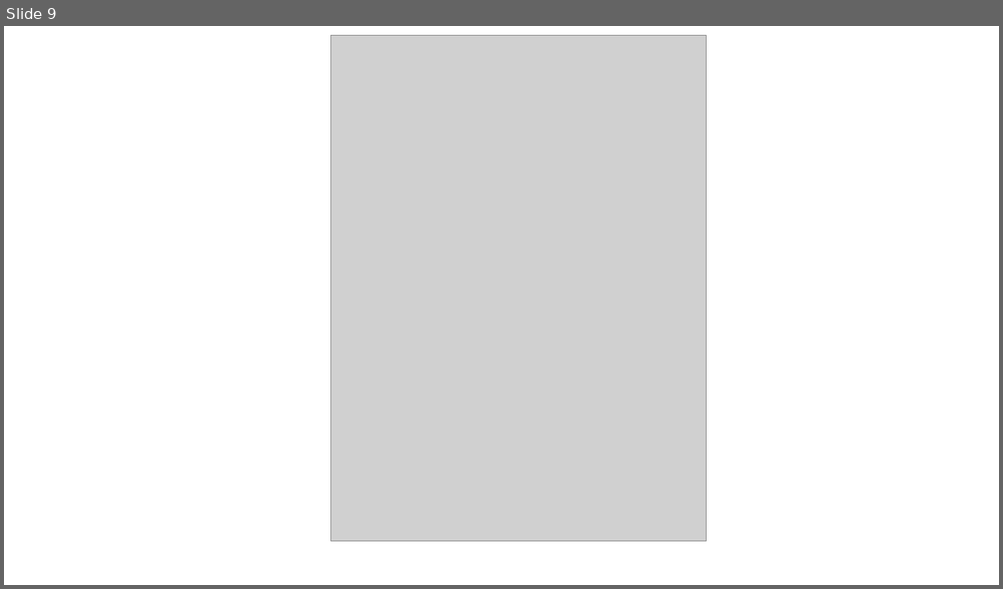
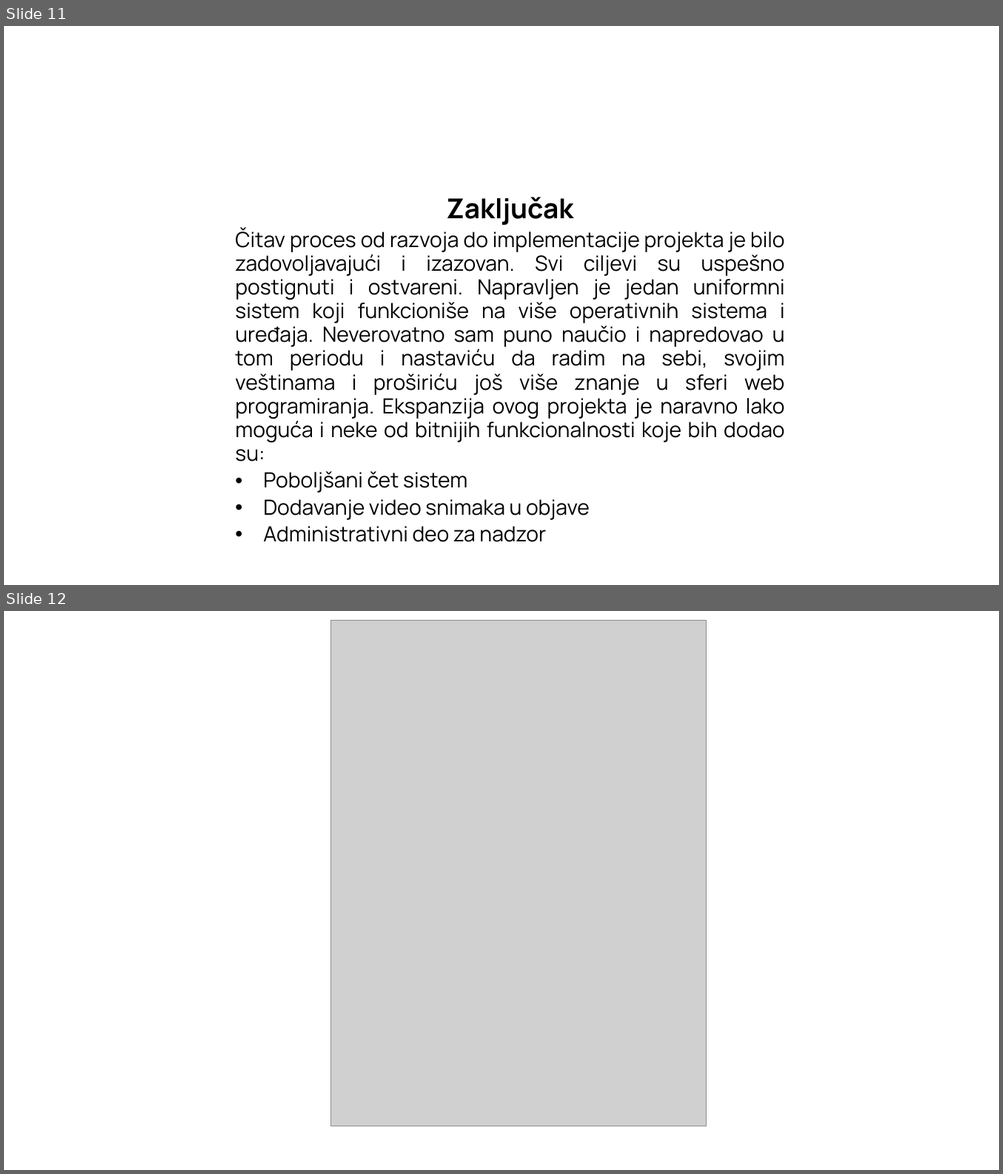
Before and after one commit to LukaPatarcic/social-media, a slide deck: Documentation/Presentation.pptx. Shown one above the other, each under a label of ours: slide 9 before the commit, slides 11 and 12 after it. The pictures are 1003x589 and 1003x1174 pixels, drawn with LibreOffice and Linux fonts; fonts in the diff are those of the drawing; grey boxes stand for pictures; background and template pictures are left out. Boxes give left, top, right and bottom in pixels: in the first picture for what was removed or moved away, otherwise in the second. Text is boxed around its words. In the diff, an @@ line names an element or a change of style, - is before the commit and + after.

```diff
--- a/Documentation/Presentation.pptx
+++ b/Documentation/Presentation.pptx
@@ slide 11 added at box(4, 26, 999, 585), background picture (left out) @@
@@ text added at box(235, 197, 785, 543), 20.1 pt, text #000000 @@
+Zaključak
+Čitav proces od razvoja do implementacije projekta je bilo zadovoljavajući i izazovan. Svi ciljevi su uspešno postignuti i ostvareni. Napravljen je jedan uniformni sistem koji funkcioniše na više operativnih sistema i uređaja. Neverovatno sam puno naučio i napredovao u tom periodu i nastaviću da radim na sebi, svojim veštinama i proširiću još više znanje u sferi web programiranja. Ekspanzija ovog projekta je naravno lako moguća i neke od bitnijih funkcionalnosti koje bih dodao su:
+• Poboljšani čet sistem
+• Dodavanje video snimaka u objave
+• Administrativni deo za nadzor
@@ what was slide 9 is now slide 12 @@
```
Also in this commit, not shown: 5 slides changed, 3 other slides added, 1 slide removed, 20 other files.
